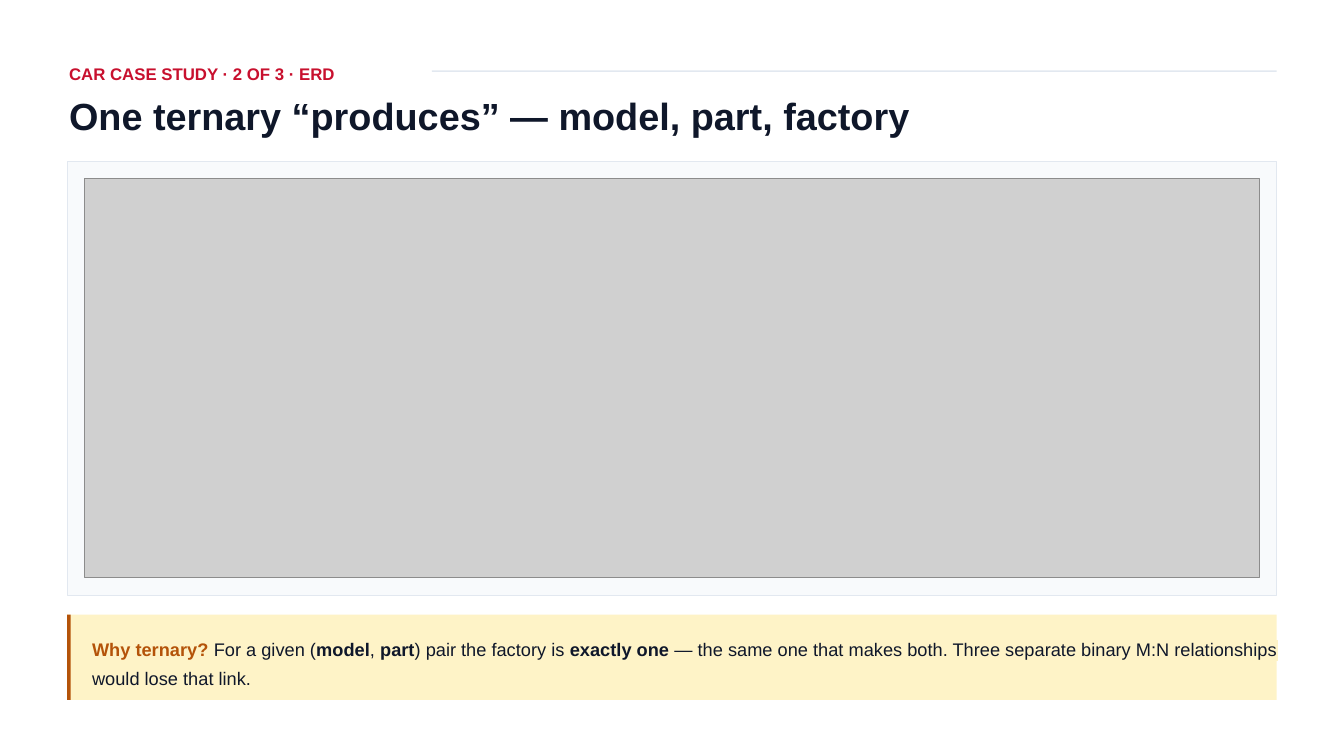
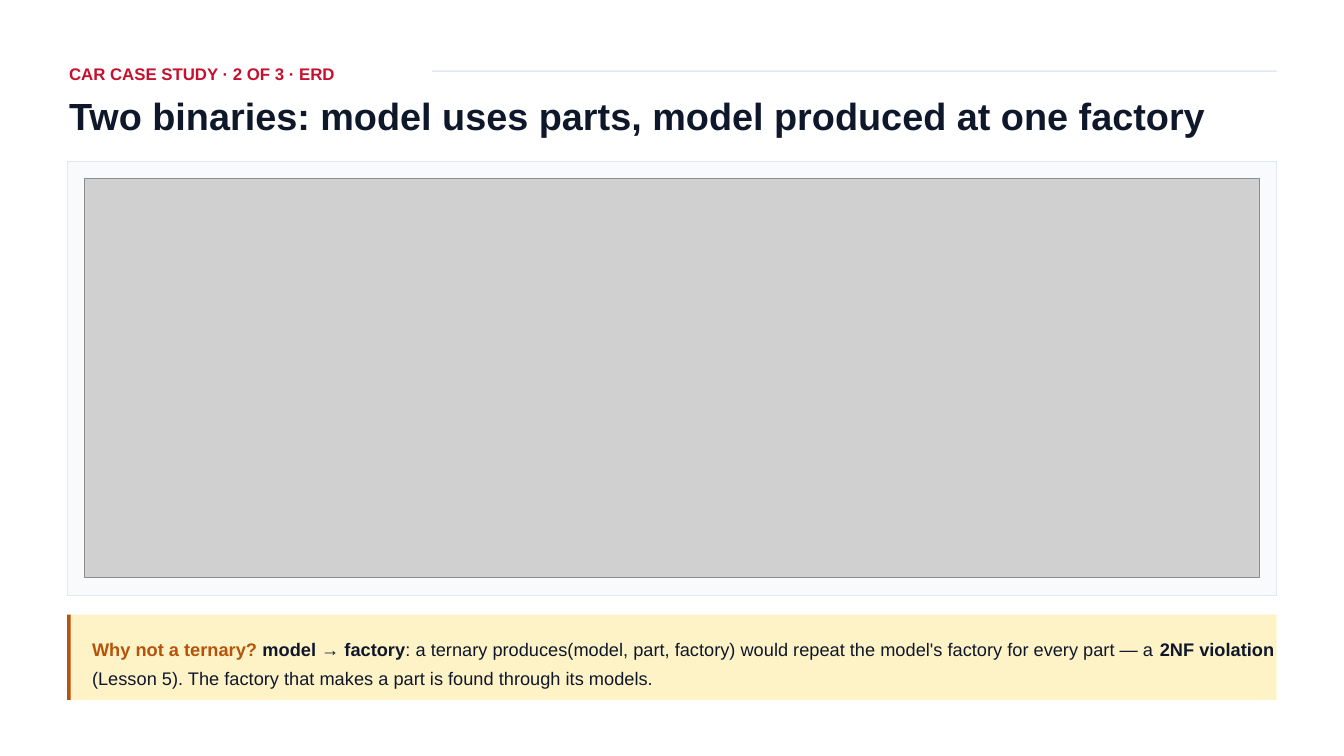
Before and after one commit to ahmedatef2007/db-slides, a slide deck: slide 20 of pptx/ITI_Database_Course_Lesson_3_Enhanced.pptx. Drawn at 1344x756 pixels with LibreOffice and Linux fonts; fonts in the diff are those of the drawing; grey boxes stand for pictures. Boxes give left, top, right and bottom in pixels: in the first picture for what was removed or moved away, otherwise in the second. Text is boxed around its words. In the diff, an @@ line names an element or a change of style, - is before the commit and + after.

```diff
--- a/pptx/ITI_Database_Course_Lesson_3_Enhanced.pptx
+++ b/pptx/ITI_Database_Course_Lesson_3_Enhanced.pptx
@@ text at [69,102,1205,137]: text changed @@
-One ternary “produces” — model, part, factory
+Two binaries: model uses parts, model produced at one factory
@@ text at [92,642,1274,689]: text changed @@
-Why ternary? For a given (model, part) pair the factory is exactly one — the same one that makes both. Three separate binary M:N relationships would lose that link.
+Why not a ternary? model → factory: a ternary produces(model, part, factory) would repeat the model's factory for every part — a 2NF violation (Lesson 5). The factory that makes a part is found through its models.
```
Also in this commit, not shown: 8 other slides changed, 8 other files.
